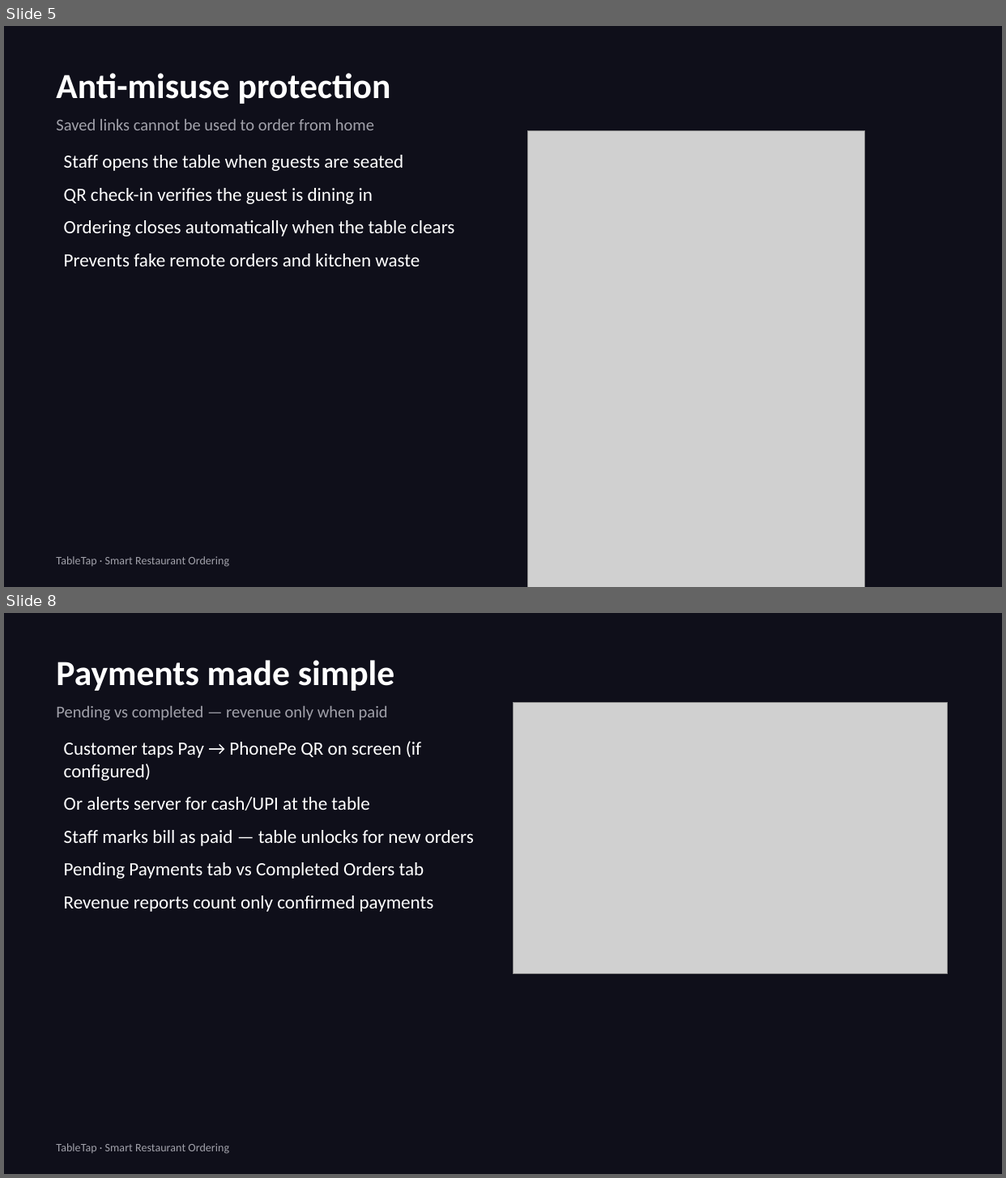
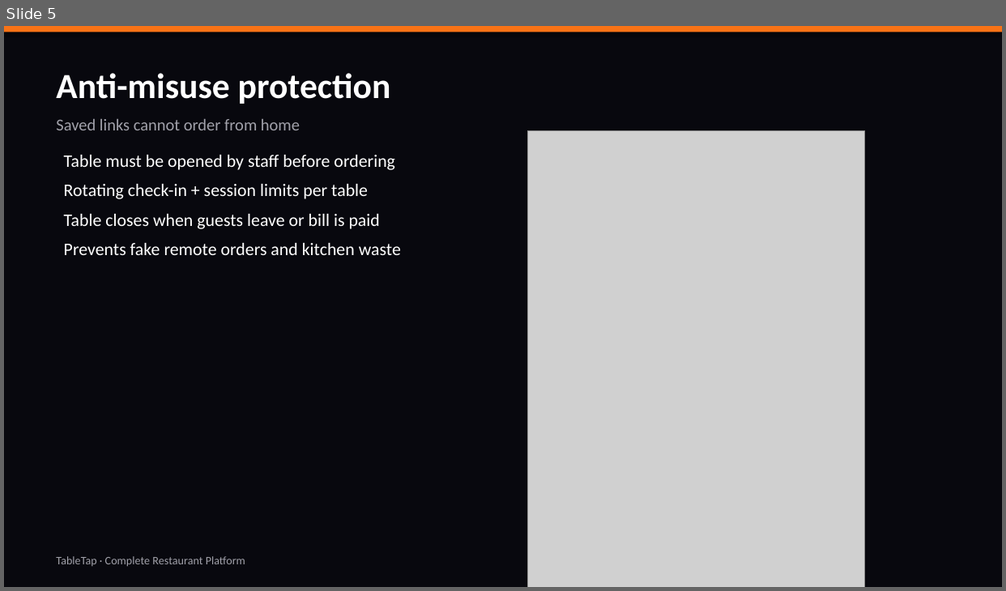
Before and after one commit to chandrasheker/order-on-the-fly, a slide deck: presentation/TableTap-Restaurant-Owner-Detailed-Deck.pptx. Shown one above the other, each under a label of ours: slides 5 and 8 before the commit, slide 5 after it; the slides between them are not shown. The pictures are 1006x1178 and 1006x591 pixels, drawn with LibreOffice and Linux fonts; fonts in the diff are those of the drawing; grey boxes stand for pictures. Boxes give left, top, right and bottom in pixels: in the first picture for what was removed or moved away, otherwise in the second. Text is boxed around its words. In the diff, an @@ line names an element or a change of style, - is before the commit and + after.

```diff
--- a/presentation/TableTap-Restaurant-Owner-Detailed-Deck.pptx
+++ b/presentation/TableTap-Restaurant-Owner-Detailed-Deck.pptx
@@ slide 8 removed at bbox=[4, 613, 1002, 1174], background #0F0F1A @@
@@ text removed at bbox=[56, 660, 395, 721] @@
-Payments made simple
-Pending vs completed — revenue only when paid
@@ picture removed at bbox=[513, 703, 948, 973] @@
@@ text removed at bbox=[64, 741, 474, 912] @@
-Customer taps Pay → PhonePe QR on screen (if configured)
-Or alerts server for cash/UPI at the table
-Staff marks bill as paid — table unlocks for new orders
-Pending Payments tab vs Completed Orders tab
-Revenue reports count only confirmed payments
@@ text removed at bbox=[56, 1144, 229, 1154] @@
-TableTap · Smart Restaurant Ordering
@@ slide 5 changed as well @@
@@ background #0F0F1A to #08080E @@
@@ rectangle added at bbox=[4, 26, 1002, 32], fill #F97316 @@
@@ text at bbox=[56, 119, 300, 130]: text changed @@
-Saved links cannot be used to order from home
+Saved links cannot order from home
@@ text at bbox=[64, 155, 395, 229]: text changed; size 18 to 17 pt @@
-Staff opens the table when guests are seated
-QR check-in verifies the guest is dining in
-Ordering closes automatically when the table clears
+Table must be opened by staff before ordering
+Rotating check-in + session limits per table
+Table closes when guests leave or bill is paid
@@ text at bbox=[64, 243, 401, 255]: size 18 to 17 pt in "Prevents fake remote orders and kitchen waste"; less space between paragraphs @@
@@ text at bbox=[56, 557, 245, 566]: text changed @@
-TableTap · Smart Restaurant Ordering
+TableTap · Complete Restaurant Platform
```
Also in this commit, not shown: 4 other slides changed, 13 slides added, 9 other slides removed, 11 other files.
